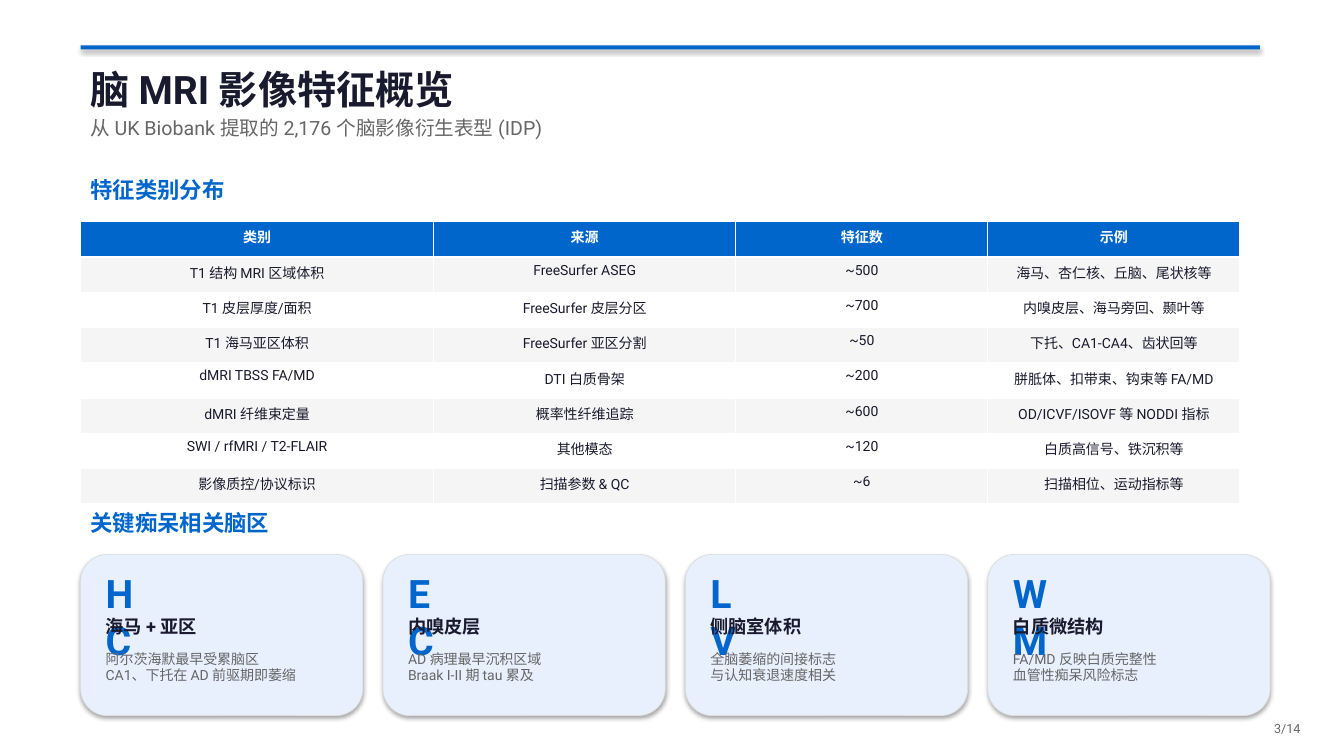
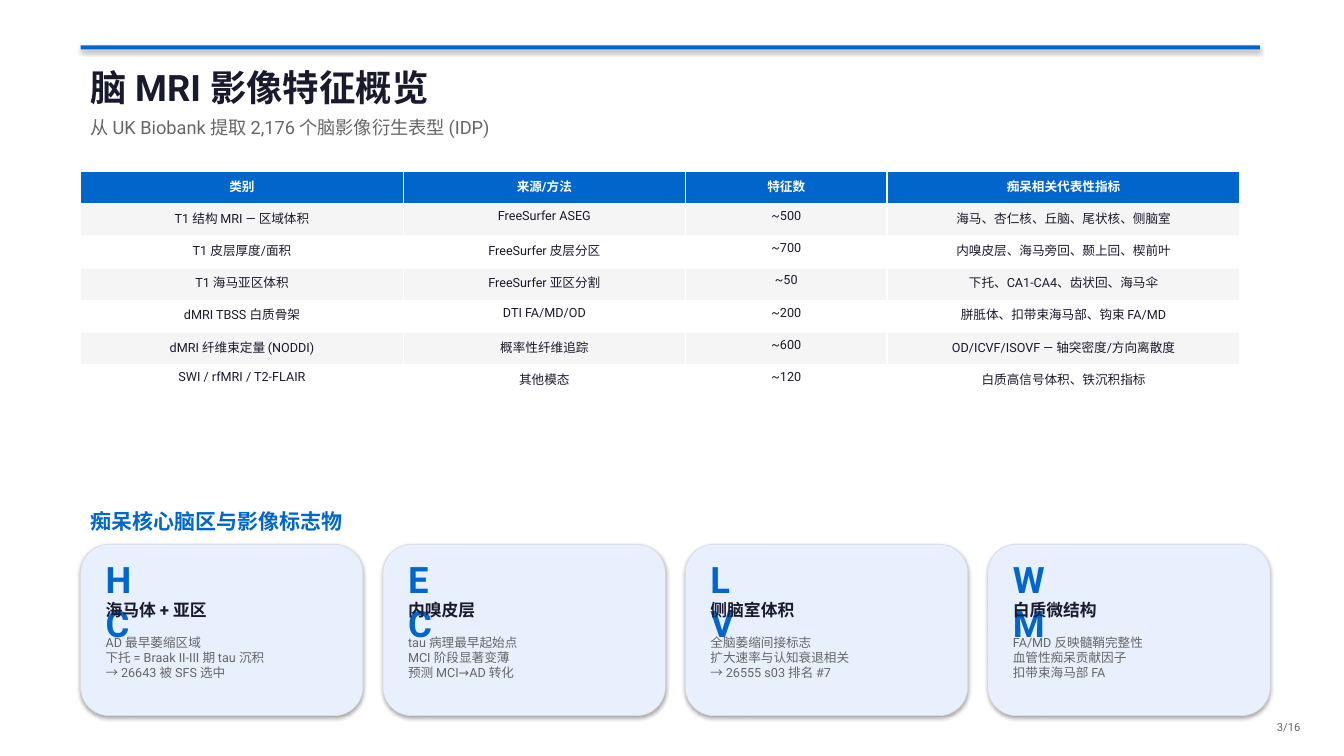
Before and after one commit to guxiao0592-byte/UKB, a slide deck: slide 3 of UKB-DRP_脑MRI影像分析报告.pptx. Drawn at 1344x756 pixels with LibreOffice and Linux fonts; fonts in the diff are those of the drawing. Boxes give left, top, right and bottom in pixels: in the first picture for what was removed or moved away, otherwise in the second. Text is boxed around its words. In the diff, an @@ line names an element or a change of style, - is before the commit and + after.

```diff
--- a/UKB-DRP_脑MRI影像分析报告.pptx
+++ b/UKB-DRP_脑MRI影像分析报告.pptx
@@ text at <box>91,118,490,138</box>: text changed; size 14 to 13 pt @@
-从 UK Biobank 提取的 2,176 个脑影像衍生表型 (IDP)
+从 UK Biobank 提取 2,176 个脑影像衍生表型 (IDP)
@@ table at <box>81,171,1240,397</box> @@
-row 1: 类别 | 来源 | 特征数 | 示例
-row 2: T1 结构 MRI 区域体积 | FreeSurfer ASEG | ~500 | 海马、杏仁核、丘脑、尾状核等
-row 3: T1 皮层厚度/面积 | FreeSurfer 皮层分区 | ~700 | 内嗅皮层、海马旁回、颞叶等
-row 4: T1 海马亚区体积 | FreeSurfer 亚区分割 | ~50 | 下托、CA1-CA4、齿状回等
-row 5: dMRI TBSS FA/MD | DTI 白质骨架 | ~200 | 胼胝体、扣带束、钩束等 FA/MD
-row 6: dMRI 纤维束定量 | 概率性纤维追踪 | ~600 | OD/ICVF/ISOVF 等 NODDI 指标
-row 7: SWI / rfMRI / T2-FLAIR | 其他模态 | ~120 | 白质高信号、铁沉积等
-row 8: 影像质控/协议标识 | 扫描参数 & QC | ~6 | 扫描相位、运动指标等
+row 1: 类别 | 来源/方法 | 特征数 | 痴呆相关代表性指标
+row 2: T1 结构 MRI — 区域体积 | FreeSurfer ASEG | ~500 | 海马、杏仁核、丘脑、尾状核、侧脑室
+row 3: T1 皮层厚度/面积 | FreeSurfer 皮层分区 | ~700 | 内嗅皮层、海马旁回、颞上回、楔前叶
+row 4: T1 海马亚区体积 | FreeSurfer 亚区分割 | ~50 | 下托、CA1-CA4、齿状回、海马伞
+row 5: dMRI TBSS 白质骨架 | DTI FA/MD/OD | ~200 | 胼胝体、扣带束海马部、钩束 FA/MD
+row 6: dMRI 纤维束定量 (NODDI) | 概率性纤维追踪 | ~600 | OD/ICVF/ISOVF — 轴突密度/方向离散度
+row 7: SWI / rfMRI / T2-FLAIR | 其他模态 | ~120 | 白质高信号体积、铁沉积指标
@@ table: place and size @@
-table at <box>81,222,1240,504</box>
+table at <box>81,171,1240,397</box>
@@ text removed at <box>91,179,225,200</box> @@
-特征类别分布
@@ text removed at <box>91,512,270,533</box> @@
-关键痴呆相关脑区
@@ text added at <box>91,511,343,531</box>, 15 pt, text #0066CC, bold @@
+痴呆核心脑区与影像标志物
@@ rounded rectangle: place and size @@
-rounded rectangle at <box>81,555,363,716</box>
+rounded rectangle at <box>81,544,363,716</box>
@@ rounded rectangle: place and size @@
-rounded rectangle at <box>383,555,665,716</box>
+rounded rectangle at <box>383,544,665,716</box>
@@ rounded rectangle: place and size @@
-rounded rectangle at <box>686,555,968,716</box>
+rounded rectangle at <box>686,544,968,716</box>
@@ rounded rectangle: place and size @@
-rounded rectangle at <box>988,555,1270,716</box>
+rounded rectangle at <box>988,544,1270,716</box>
@@ size 28 to 26 pt in 5 elements at <box>91,65,428,112</box>, <box>96,553,146,603</box>, <box>398,553,449,603</box>, <box>701,553,751,603</box>, <box>1003,553,1054,603</box> @@
@@ 4 texts: place and size @@
-4 texts at <box>96,565,1054,615</box>
+4 texts at <box>96,553,1054,603</box>
@@ text at <box>106,599,207,621</box>: text changed; size 13 to 12 pt @@
-海马 + 亚区
+海马体 + 亚区
@@ 3 texts: place and size @@
-3 texts at <box>408,614,1104,638</box>
+3 texts at <box>408,599,1097,621</box>
@@ size 13 to 12 pt in 3 elements at <box>408,599,475,621</box>, <box>710,601,794,621</box>, <box>1013,599,1097,621</box> @@
@@ text at <box>106,634,264,678</box>: text changed; size 10 to 9 pt @@
-阿尔茨海默最早受累脑区
-CA1、下托在 AD 前驱期即萎缩
+AD 最早萎缩区域
+下托 = Braak II-III 期 tau 沉积
+→ 26643 被 SFS 选中
@@ text at <box>408,635,517,678</box>: text changed; size 10 to 9 pt @@
-AD 病理最早沉积区域
-Braak I-II 期 tau 累及
+tau 病理最早起始点
+MCI 阶段显著变薄
+预测 MCI→AD 转化
@@ text at <box>710,634,849,678</box>: text changed; size 10 to 9 pt @@
-全脑萎缩的间接标志
-与认知衰退速度相关
+全脑萎缩间接标志
+扩大速率与认知衰退相关
+→ 26555 s03 排名 #7
@@ text at <box>1013,635,1143,678</box>: text changed; size 10 to 9 pt @@
-FA/MD 反映白质完整性
-血管性痴呆风险标志
+FA/MD 反映髓鞘完整性
+血管性痴呆贡献因子
+扣带束海马部 FA
@@ text at <box>1277,723,1301,732</box>: text changed; size 9 to 8 pt @@
-3/14
+3/16
```
Also in this commit, not shown: 10 other slides changed, 5 slides added, 3 slides removed, 1 other file.
